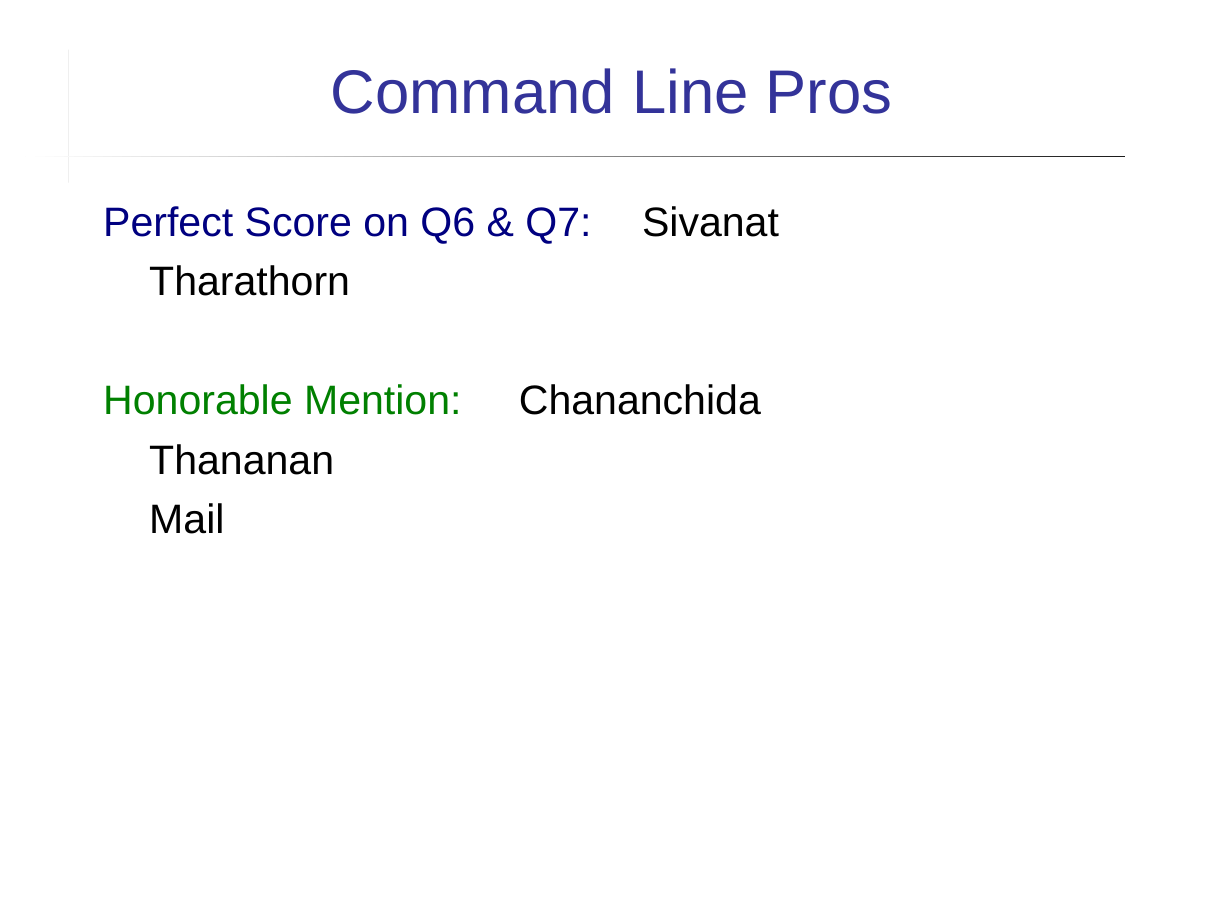
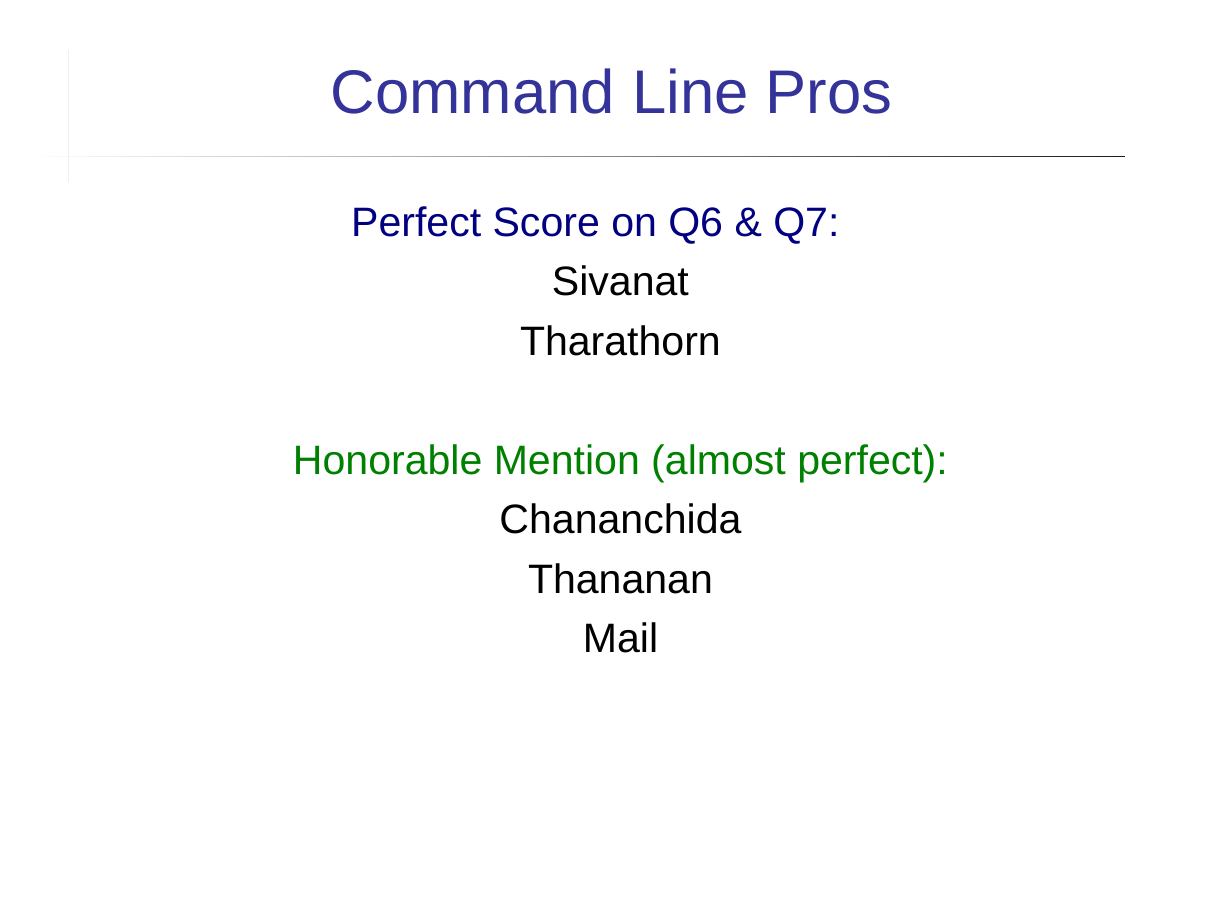
Before and after one commit to cpske/ISP, a slide deck: slide 9 of assignment/feedback/Quiz2-feedback.ppt. Drawn at 1232x924 pixels with LibreOffice and Linux fonts; fonts in the diff are those of the drawing. Boxes give left, top, right and bottom in pixels: in the first picture for what was removed or moved away, otherwise in the second. Text is boxed around its words. In the diff, an @@ line names an element or a change of style, - is before the commit and + after.

```diff
--- a/assignment/feedback/Quiz2-feedback.ppt
+++ b/assignment/feedback/Quiz2-feedback.ppt
@@ text at [351,206,839,296]: text changed @@
-Perfect Score on Q6 & Q7: Sivanat
+Perfect Score on Q6 & Q7:
+Sivanat
@@ text at [520,325,721,653]: alignment left to centre @@
@@ text at [293,444,948,534]: text changed @@
-Honorable Mention: Chananchida
+Honorable Mention (almost perfect):
+Chananchida
```
Also in this commit, not shown: 10 other slides changed, 1 slide added, 3 other files.
